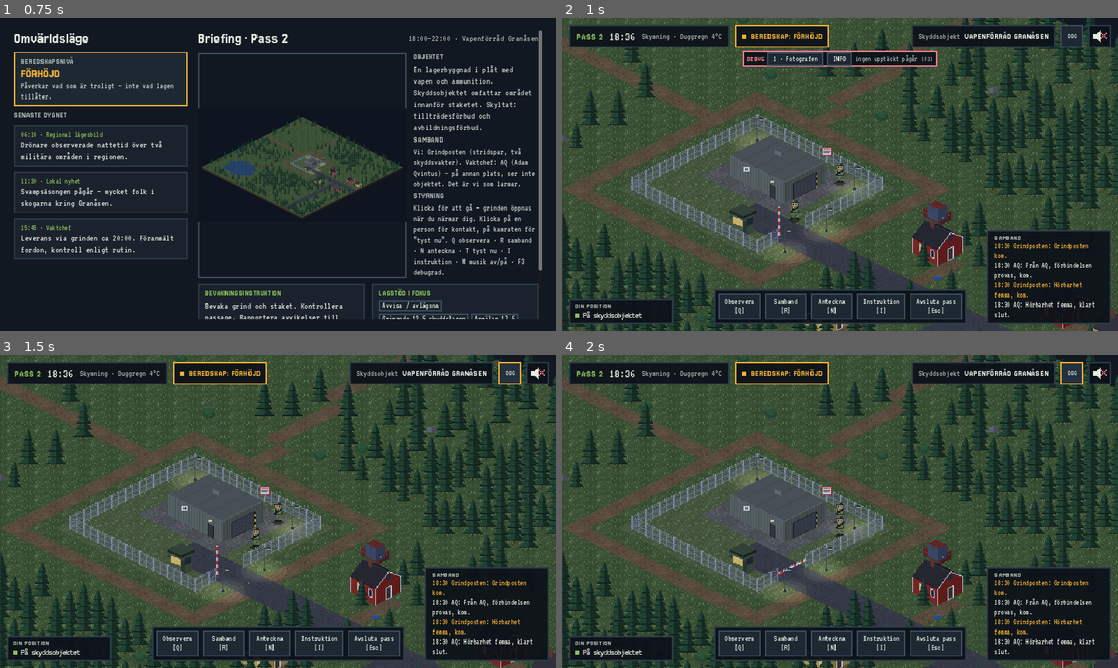
Above: before the commit, frames 1-4 (two rows, left to right).
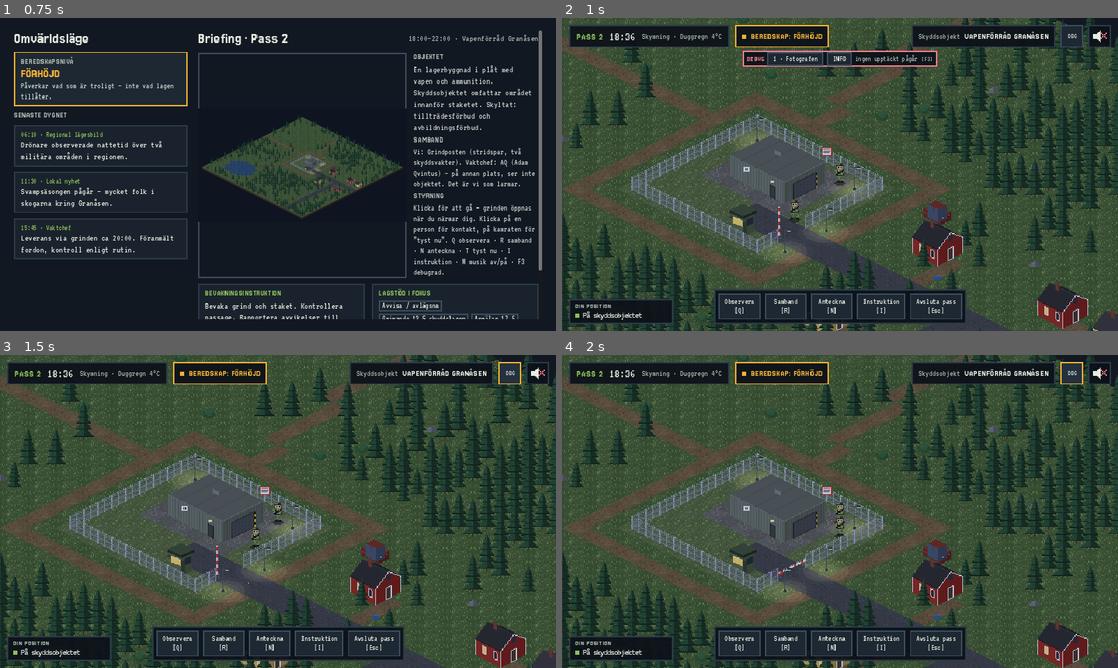
Above: after the commit, the same moments.

Repository: sulaco-hue/skyddsvakt
Game: Godot game, scene res://scenes/main.tscn
Same seed, same stepped clock (60 frames per second), same inputs: the game is played once before the commit and once after it.
Inputs (mouse positions are in pixels of both pictures, inside the frame that each line leads up to):
- Up to frame 1 (0.75 s): tap Enter at 0.5 s; move the mouse to (400, 158) at 0.52 s; tap M at 0.6 s; click (400, 158) at 0.67 s
- Up to frame 2 (1 s): tap Space at 0.77 s
- Up to frame 3 (1.5 s): click "DBG" at 1.25 s
- Up to frame 4 (2 s): no input

Frame 1 is identical in both runs. In frame 2, 6.0% of the frame differs, in the area x 76-99%, y 67-98%; in frame 3, 6.0%; in frame 4, 6.0%.

Commit message:
Tomt sambandsfönster från start, bleknande rader och radiobrus
- Sambandsfönstret är tomt från början och döljs när det saknar rader
- Varje radiorad bleknar efter 12 s (under 3 s) och försvinner
- Radiobrus: trafik mellan AQ och andra enheter (rondpatrullen,
  hundpatrullen, kökstjänst m.fl.) var 30–70:e sekund, från
  data/radiobrus.json; visas dämpat, trafik till Grindposten tydligt

Co-Authored-By: Claude Opus 5.5 <noreply@anthropic.com>
Claude-Session: https://claude.ai/code/session_01PWrrRnAUGCDbWAToA7Kxse

Diff:
--- /dev/null
+++ b/data/radiobrus.json
@@ -0,0 +1,248 @@
+{
+  "kommentar": "Radiotrafik mellan andra enheter som då och då glider förbi i sambandsfönstret (brus). Lägg till egna växlingar fritt. 'efter' = sekunder från växlingens start.",
+  "installningar": {
+    "forsta_efter_s": 20,
+    "intervall_min_s": 30,
+    "intervall_max_s": 70
+  },
+  "vaxlingar": [
+    [
+      {
+        "fran": "AQ",
+        "text": "Rondpatrullen, Rondpatrullen.",
+        "efter": 0.0
+      },
+      {
+        "fran": "Rondpatrullen",
+        "text": "Rondpatrullen kom.",
+        "efter": 1.8
+      },
+      {
+        "fran": "AQ",
+        "text": "Från AQ, lägesrapport, kom.",
+        "efter": 3.6
+      },
+      {
+        "fran": "Rondpatrullen",
+        "text": "Inget att rapportera, kom.",
+        "efter": 5.4
+      },
+      {
+        "fran": "AQ",
+        "text": "Uppfattat, klart slut.",
+        "efter": 7.2
+      }
+    ],
+    [
+      {
+        "fran": "AQ",
+        "text": "Norra grinden, Norra grinden.",
+        "efter": 0.0
+      },
+      {
+        "fran": "Norra grinden",
+        "text": "Norra grinden kom.",
+        "efter": 1.8
+      },
+      {
+        "fran": "AQ",
+        "text": "Från AQ, förbindelsen provas, kom.",
+        "efter": 3.6
+      },
+      {
+        "fran": "Norra grinden",
+        "text": "Hörbarhet fyra, kom.",
+        "efter": 5.4
+      },
+      {
+        "fran": "AQ",
+        "text": "Hörbarhet fyra, klart slut.",
+        "efter": 7.2
+      }
+    ],
+    [
+      {
+        "fran": "AQ",
+        "text": "Kökstjänst, Kökstjänst.",
+        "efter": 0.0
+      },
+      {
+        "fran": "Kökstjänst",
+        "text": "Kökstjänst kom.",
+        "efter": 1.8
+      },
+      {
+        "fran": "AQ",
+        "text": "Från AQ, när kommer kvällsmålet, kom.",
+        "efter": 3.6
+      },
+      {
+        "fran": "Kökstjänst",
+        "text": "Iso om tjugo minuter, kom.",
+        "efter": 5.4
+      },
+      {
+        "fran": "AQ",
+        "text": "Uppfattat, klart slut.",
+        "efter": 7.2
+      }
+    ],
+    [
+      {
+        "fran": "BQ",
+        "text": "AQ, AQ.",
+        "efter": 0.0
+      },
+      {
+        "fran": "AQ",
+        "text": "AQ kom.",
+        "efter": 1.8
+      },
+      {
+        "fran": "BQ",
+        "text": "Från BQ, avlösning sker klockan tjugotvå, kom.",
+        "efter": 3.6
+      },
+      {
+        "fran": "AQ",
+        "text": "Uppfattat, slut kom.",
+        "efter": 5.4
+      },
+      {
+        "fran": "BQ",
+        "text": "Klart slut.",
+        "efter": 7.2
+      }
+    ],
+    [
+      {
+        "fran": "AQ",
+        "text": "Hundpatrullen, Hundpatrullen.",
+        "efter": 0.0
+      },
+      {
+        "fran": "Hundpatrullen",
+        "text": "Hundpatrullen kom.",
+        "efter": 1.8
+      },
+      {
+        "fran": "AQ",
+        "text": "Från AQ, er position, kom.",
+        "efter": 3.6
+      },
+      {
+        "fran": "Hundpatrullen",
+        "text": "Vid ladan. Hunden har hittat en igelkott, kom.",
+        "efter": 5.4
+      },
+      {
+        "fran": "AQ",
+        "text": "Uppfattat. Lämna igelkotten, klart slut.",
+        "efter": 7.2
+      }
+    ],
+    [
+      {
+        "fran": "AQ",
+        "text": "Sjukvårdsfordonet, Sjukvårdsfordonet.",
+        "efter": 0.0
+      },
+      {
+        "fran": "Sjukvårdsfordonet",
+        "text": "Sjukvårdsfordonet kom.",
+        "efter": 1.8
+      },
+      {
+        "fran": "AQ",
+        "text": "Från AQ, bekräfta beredskap, kom.",
+        "efter": 3.6
+      },
+      {
+        "fran": "Sjukvårdsfordonet",
+        "text": "Beredskap bekräftad, kom.",
+        "efter": 5.4
+      },
+      {
+        "fran": "AQ",
+        "text": "Uppfattat, klart slut.",
+        "efter": 7.2
+      }
+    ],
+    [
+      {
+        "fran": "CQ",
+        "text": "AQ, AQ.",
+        "efter": 0.0
+      },
+      {
+        "fran": "AQ",
+        "text": "AQ kom.",
+        "efter": 1.8
+      },
+      {
+        "fran": "CQ",
+        "text": "Från CQ, hörbarhet trea, upprepa senaste meddelande, kom.",
+        "efter": 3.6
+      },
+      {
+        "fran": "AQ",
+        "text": "Jag upprepar: avlösning klockan tjugotvå, kom.",
+        "efter": 5.4
+      },
+      {
+        "fran": "CQ",
+        "text": "Uppfattat, klart slut.",
+        "efter": 7.2
+      }
+    ],
+    [
+      {
+        "fran": "AQ",
+        "text": "Rondpatrullen, Rondpatrullen.",
+        "efter": 0.0
+      },
+      {
+        "fran": "Rondpatrullen",
+        "text": "Rondpatrullen kom.",
+        "efter": 1.8
+      },
+      {
+        "fran": "AQ",
+        "text": "Från AQ, har ni sett min termos, kom.",
+        "efter": 3.6
+      },
+      {
+        "fran": "Rondpatrullen",
+        "text": "Negativt, kom.",
+        "efter": 5.4
+      },
+      {
+        "fran": "AQ",
+        "text": "Uppfattat. Klart slut.",
+        "efter": 7.2
+      }
+    ],
+    [
+      {
+        "fran": "DQ",
+        "text": "AQ, AQ.",
+        "efter": 0.0
+      },
+      {
+        "fran": "AQ",
+        "text": "AQ kom.",
+        "efter": 1.8
+      },
+      {
+        "fran": "DQ",
+        "text": "Från DQ, fordon passerar södra vägen om fem minuter, föranmält, kom.",
+        "efter": 3.6
+      },
+      {
+        "fran": "AQ",
+        "text": "Uppfattat, klart slut.",
+        "efter": 5.4
+      }
+    ]
+  ]
+}
--- a/data/scenarier/dronaren.json
+++ b/data/scenarier/dronaren.json
@@ -153,33 +153,7 @@
       "situationsknapp": "Bekämpa drönaren"
     }
   ],
-  "samband": [
-    {
-      "tid": "19:00",
-      "fran": "AQ",
-      "text": "Grindposten, Grindposten."
-    },
-    {
-      "tid": "19:00",
-      "fran": "Grindposten",
-      "text": "Grindposten kom."
-    },
-    {
-      "tid": "19:00",
-      "fran": "AQ",
-      "text": "Från AQ, förbindelsen provas, kom."
-    },
-    {
-      "tid": "19:00",
-      "fran": "Grindposten",
-      "text": "Hörbarhet femma, kom."
-    },
-    {
-      "tid": "19:00",
-      "fran": "AQ",
-      "text": "Hörbarhet femma, klart slut."
-    }
-  ],
+  "samband": [],
   "sambandsval": [
     {
       "etikett": "Prova förbindelsen med AQ",
--- a/data/scenarier/fotografen.json
+++ b/data/scenarier/fotografen.json
@@ -99,33 +99,7 @@
       }
     }
   ],
-  "samband": [
-    {
-      "tid": "18:30",
-      "fran": "AQ",
-      "text": "Grindposten, Grindposten."
-    },
-    {
-      "tid": "18:30",
-      "fran": "Grindposten",
-      "text": "Grindposten kom."
-    },
-    {
-      "tid": "18:30",
-      "fran": "AQ",
-      "text": "Från AQ, förbindelsen provas, kom."
-    },
-    {
-      "tid": "18:30",
-      "fran": "Grindposten",
-      "text": "Hörbarhet femma, kom."
-    },
-    {
-      "tid": "18:30",
-      "fran": "AQ",
-      "text": "Hörbarhet femma, klart slut."
-    }
-  ],
+  "samband": [],
   "dialog": {
     "start": {
       "replik": "– Vadå? Jag fotograferar bara höstlöven. Det är väl ändå inte förbjudet att stå på en skogsväg?",
--- a/scripts/main.gd
+++ b/scripts/main.gd
@@ -20,6 +20,9 @@
 var _rng := RandomNumberGenerator.new()
 var snack: Kamratsnack
 var dronare: Dronare
+## Radiobrus: trafik mellan andra enheter (data/radiobrus.json).
+var _brus: Dictionary = {}
+var _brus_t := 0.0
 var _dronare_handelse: Dictionary = {}
 
 
@@ -117,6 +120,7 @@
 	if not Spel.klocka_igang:
 		return
 	_uppdatera_upptackt(delta)
+	_uppdatera_brus(delta)
 	if hud.debug_info_synlig():
 		hud.satt_debug_info(_debug_text())
 	for h in _handelser_kvar.duplicate():
@@ -155,6 +159,23 @@
 
 
 ## id kan vara "1" eller "1:variant" (debugraden).
+func _uppdatera_brus(delta: float) -> void:
+	if _brus.is_empty():
+		_brus = Datafil.las_json("res://data/radiobrus.json")
+		_brus_t = float(_brus.get("installningar", {}).get("forsta_efter_s", 20))
+		return
+	if kontakt.visible:
+		return
+	_brus_t -= delta
+	if _brus_t > 0.0:
+		return
+	var inst: Dictionary = _brus.get("installningar", {})
+	_brus_t = _rng.randf_range(float(inst.get("intervall_min_s", 30)), float(inst.get("intervall_max_s", 70)))
+	var vaxlingar: Array = _brus.get("vaxlingar", [])
+	if not vaxlingar.is_empty():
+		Spel.spela_samband(vaxlingar[_rng.randi_range(0, vaxlingar.size() - 1)])
+
+
 func _forcera_handelse(id: String) -> void:
 	var delar := id.split(":")
 	for h in _handelser_kvar.duplicate():
--- a/scripts/ui/hud.gd
+++ b/scripts/ui/hud.gd
@@ -26,6 +26,10 @@
 ## Aktiva pratbubblor/ljudtexter: {nod, mal, t, hojd, stig, typ}
 var _bubblor: Array = []
 var _samband_lista: VBoxContainer
+var _samband_panel: PanelContainer
+## Sekunder som en radiorad syns innan den börjar blekna, och hur länge den bleknar.
+const SAMBAND_SYNS_S := 12.0
+const SAMBAND_BLEKNAR_S := 3.0
 var _sambandsmeny: PanelContainer
 var _instruktion: PanelContainer
 var _meddelande: Label
@@ -330,6 +334,8 @@
 	p.offset_top = -16
 	p.offset_bottom = -16
 	add_child(p)
+	_samband_panel = p
+	p.visible = false
 	var v := UiKit.vbox(1)
 	p.add_child(v)
 	v.add_child(UiKit.rubrik("SAMBAND", 12, UiKit.DAMPAD))
@@ -486,15 +492,36 @@
 func _pa_samband(rad: Dictionary) -> void:
 	var du := str(scenario.get("anropssignaler", {}).get("du", ""))
 	var egen := str(rad.get("fran", "")) == du
+	# Trafik till/från oss syns tydligt; trafik mellan andra enheter (brus) dämpat.
+	var till_oss := egen or str(rad.get("text", "")).contains(du)
 	var t := UiKit.etikett("", 18, UiKit.TEXT, true)
 	t.custom_minimum_size = Vector2(250, 0)
 	t.text = "%s %s: %s" % [rad.get("tid", ""), rad.get("fran", ""), rad.get("text", "")]
-	t.add_theme_color_override("font_color", UiKit.BARNSTEN if egen else UiKit.TEXT)
+	var farg := UiKit.BARNSTEN if egen else (UiKit.TEXT if till_oss else UiKit.DAMPAD)
+	t.add_theme_color_override("font_color", farg)
+	t.set_meta("alder", 0.0)
 	_samband_lista.add_child(t)
+	_samband_panel.visible = true
 	while _samband_lista.get_child_count() > 4:
 		var forsta := _samband_lista.get_child(0)
 		_samband_lista.remove_child(forsta)
 		forsta.queue_free()
+
+
+## Radiorader bleknar efter en stund och försvinner; tom panel döljs.
+func _bleka_samband(delta: float) -> void:
+	for rad in _samband_lista.get_children():
+		if rad.is_queued_for_deletion():
+			continue
+		var alder := float(rad.get_meta("alder", 0.0)) + delta
+		rad.set_meta("alder", alder)
+		var l := rad as Label
+		if alder > SAMBAND_SYNS_S:
+			l.modulate.a = clampf(1.0 - (alder - SAMBAND_SYNS_S) / SAMBAND_BLEKNAR_S, 0.0, 1.0)
+		if alder > SAMBAND_SYNS_S + SAMBAND_BLEKNAR_S:
+			_samband_lista.remove_child(rad)
+			rad.queue_free()
+	_samband_panel.visible = _samband_lista.get_child_count() > 0
 
 
 func _process(delta: float) -> void:
@@ -502,6 +529,7 @@
 		return
 	_klocka.text = Spel.klockstrang()
 	_uppdatera_bubblor(delta)
+	_bleka_samband(delta)
 	if varld and varld.spelare:
 		match varld.zon(varld.spelare.cell):
 			"pa":
--- a/tester/kontroll.gd
+++ b/tester/kontroll.gd
@@ -55,7 +55,8 @@
 	var lagrum := Datafil.las_json("res://data/lagrum.json")
 	var snack := Datafil.las_json("res://data/kamratsnack.json")
 	var karta := Datafil.las_json("res://data/kartor/granasen.json")
-	for par in [["lagrum.json", lagrum], ["kamratsnack.json", snack], ["granasen.json", karta]]:
+	var brus := Datafil.las_json("res://data/radiobrus.json")
+	for par in [["lagrum.json", lagrum], ["kamratsnack.json", snack], ["granasen.json", karta], ["radiobrus.json", brus]]:
 		if (par[1] as Dictionary).is_empty():
 			_fel("tom eller ogiltig JSON: " + str(par[0]))
 	var handlingar: Dictionary = lagrum.get("handlingar", {})
